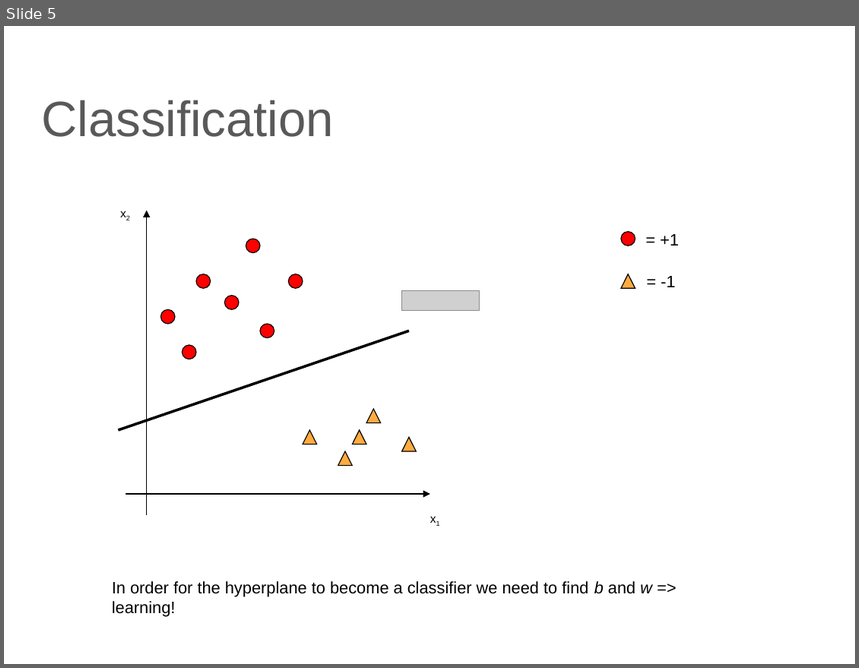
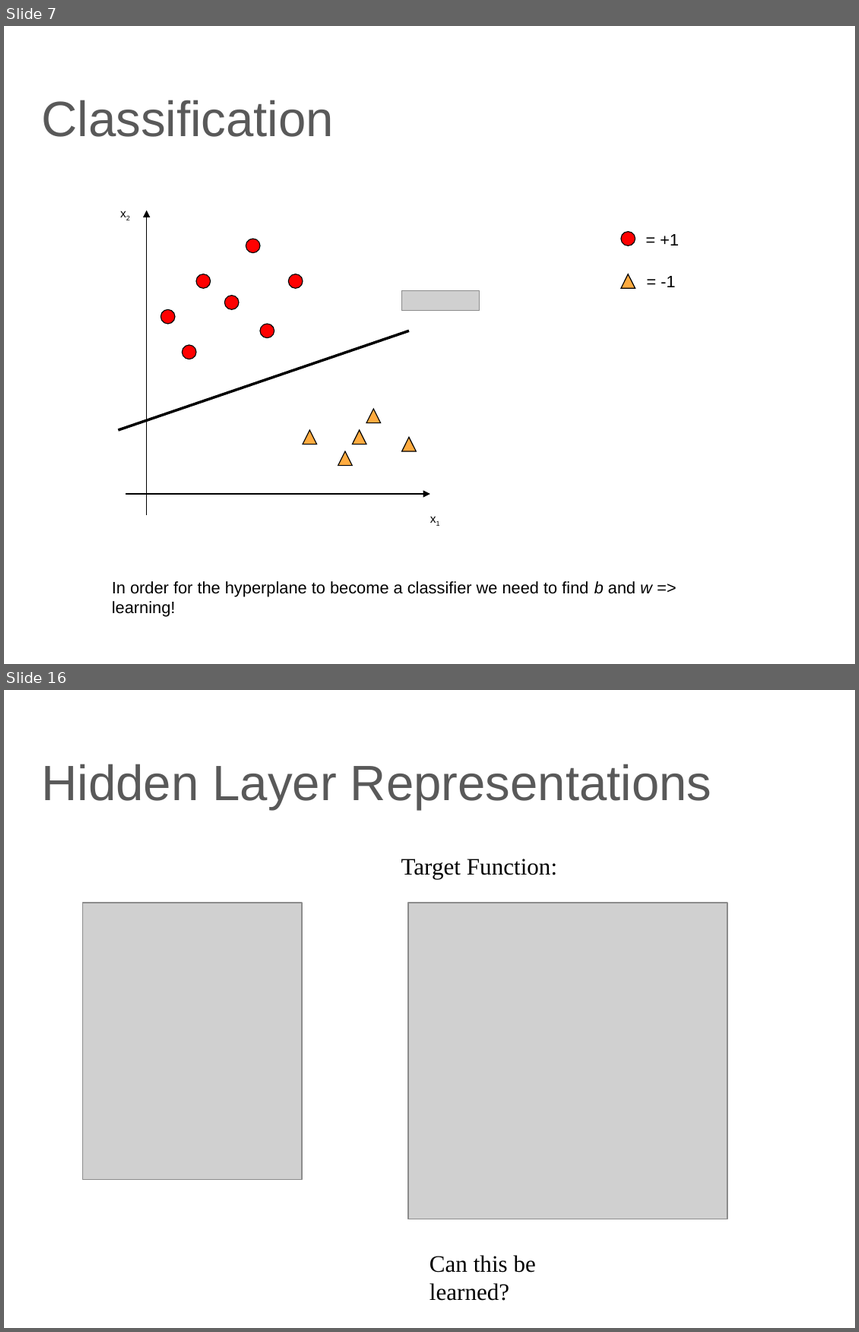
Before and after one commit to lutzhamel/CSC310, a slide deck: 14-ANN.pptx. Shown one above the other, each under a label of ours: slide 5 before the commit, slides 7 and 16 after it; the slides between them are not shown. The pictures are 859x668 and 859x1332 pixels, drawn with LibreOffice and Linux fonts; fonts in the diff are those of the drawing; grey boxes stand for pictures. Boxes give left, top, right and bottom in pixels: in the first picture for what was removed or moved away, otherwise in the second. Text is boxed around its words. In the diff, an @@ line names an element or a change of style, - is before the commit and + after.

```diff
--- a/14-ANN.pptx
+++ b/14-ANN.pptx
@@ slide 16 added at <box>4,690,855,1328</box>, background #FFFFFF @@
@@ title added at <box>41,764,712,809</box>, 42 pt, text #595959 @@
+Hidden Layer Representations
@@ text added at <box>401,859,557,879</box>, 20 pt, text #000000 @@
+Target Function:
@@ picture added at <box>83,903,302,1180</box> @@
@@ picture added at <box>408,903,728,1220</box> @@
@@ text added at <box>430,1255,536,1301</box>, 20 pt, text #000000 @@
+Can this be learned?
@@ what was slide 5 is now slide 7 @@
```
Also in this commit, not shown: 16 other slides added, 3 slides removed, 5 other files.
